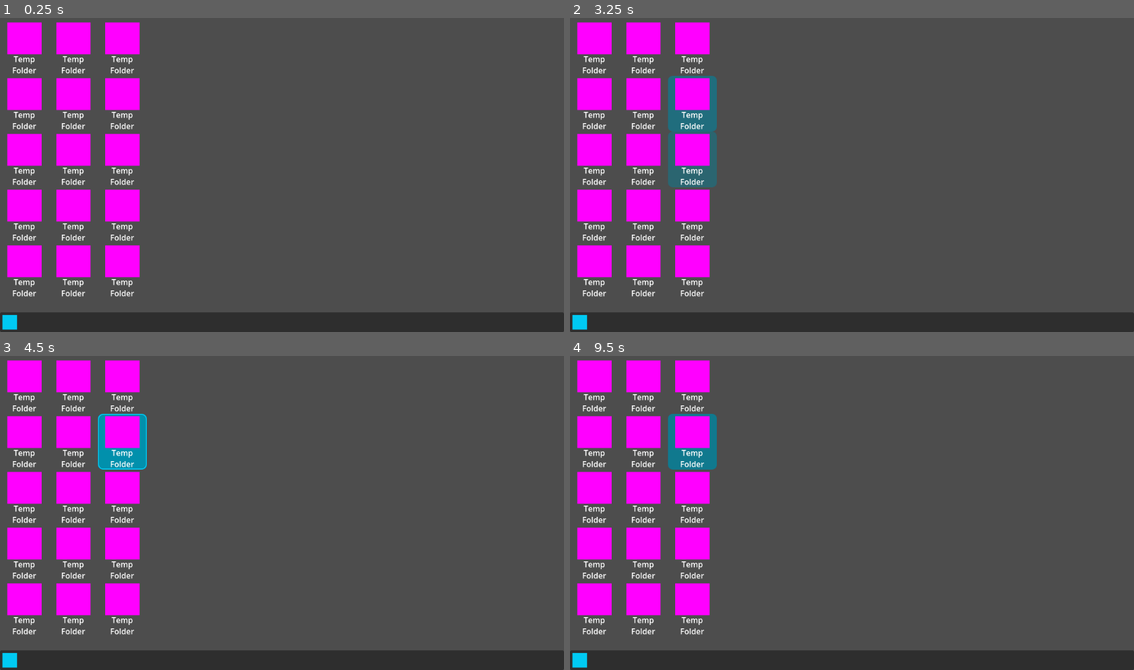
Above: before the commit, frames 1-4 (two rows, left to right).
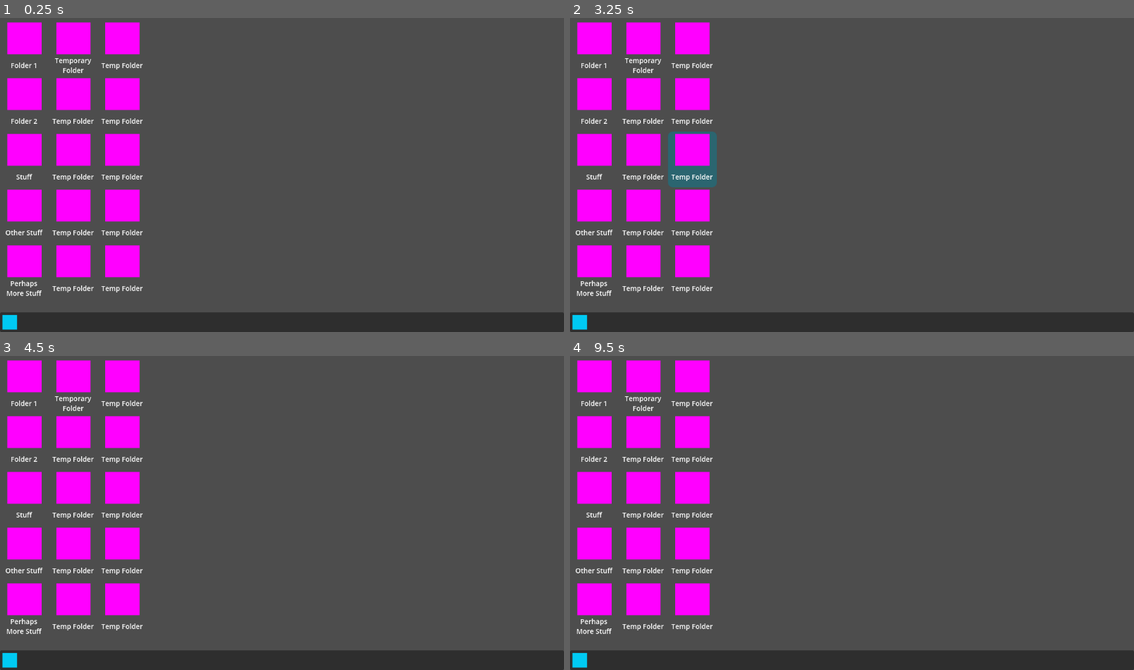
Above: after the commit, the same moments.

Repository: popcar2/GodotOS
Game: Godot game, scene res://Scenes/Main/MainScene.tscn
Two runs of this game, one before a commit and one after it. Both use one fixed random seed, a clock stepped at 60 frames per second and the inputs below.
Inputs (mouse positions are in pixels of both pictures, inside the frame that each line leads up to):
- Up to frame 1 (0.25 s): no input
- Up to frame 2 (3.25 s): tap Enter at 0.5, 2 s; move the mouse to (976, 159) at 0.52 s; click (976, 159) at 0.67 s; tap Space at 1.25, 2.75 s; drag from (739, 190) to (823, 237) at 1.27 s; move the mouse to (908, 102) at 2.02 s; click (908, 102) at 2.17 s; drag from (823, 237) to (682, 124) at 2.77 s
- Up to frame 3 (4.5 s): move the mouse to (451, 560) at 3.52 s; click (451, 560) at 3.67 s; tap Enter at 4.25 s; drag from (112, 462) to (197, 431) at 4.27 s
- Up to frame 4 (9.5 s): tap Space at 5 s; move the mouse to (880, 513) at 5.02 s; click (880, 513) at 5.17 s; drag from (767, 431) to (739, 528) at 5.77 s; move the mouse to (976, 497) at 6.52 s; click (976, 497) at 6.67 s; drag from (739, 528) to (823, 575) at 7.27 s; move the mouse to (908, 440) at 8.02 s; click (908, 440) at 8.17 s; drag from (823, 575) to (682, 462) at 8.77 s

The runs differ from the first frame. In frame 1, 2.2% of the frame differs, in the area x 1-26%, y 12-89%; in frame 2, 3.0%; in frame 3, 3.0%, in the area x 1-27%, y 12-89%; in frame 4, 3.0%.

Commit message:
Vertically center folder title text and clip it to two lines

Diff:
--- a/Scenes/Desktop/desktop_folder.gd
+++ b/Scenes/Desktop/desktop_folder.gd
@@ -7,7 +7,7 @@
 func _ready():
 	$"Hover Highlight".self_modulate.a = 0
 	$"Selected Highlight".visible = false
-	$"Folder Title".text = "[center]%s" % folder_name
+	%"Folder Title".text = "[center]%s" % folder_name
 
 func _input(event: InputEvent):
 	if event is InputEventMouseButton and event.button_index == 1 and event.is_pressed():
@@ -53,7 +53,7 @@
 
 func spawn_window():
 	var window: Panel = load("res://Scenes/Window/Window.tscn").instantiate()
-	window.title_text = $"Folder Title".text
+	window.title_text = %"Folder Title".text
 	get_tree().current_scene.add_child(window)
 
 	var taskbar_button: MarginContainer = load("res://Scenes/Taskbar/taskbar_button.tscn").instantiate()
--- a/Scenes/Desktop/folder.tscn
+++ b/Scenes/Desktop/folder.tscn
@@ -65,28 +65,33 @@
 mouse_filter = 2
 texture = SubResource("PlaceholderTexture2D_up0mv")
 
-[node name="Folder Title" type="RichTextLabel" parent="."]
-custom_minimum_size = Vector2(90, 40)
-layout_mode = 1
-anchors_preset = 7
-anchor_left = 0.5
-anchor_top = 1.0
-anchor_right = 0.5
-anchor_bottom = 1.0
-offset_left = -45.0
-offset_top = -36.0
-offset_right = 45.0
-offset_bottom = 4.0
-grow_horizontal = 2
-grow_vertical = 0
-mouse_filter = 2
-bbcode_enabled = true
-text = "[center]Temp"
-fit_content = true
-
 [node name="Double Click" type="Timer" parent="."]
 wait_time = 0.3
 one_shot = true
 
+[node name="Control" type="Control" parent="."]
+clip_contents = true
+custom_minimum_size = Vector2(100, 0)
+anchors_preset = 0
+offset_left = -10.0
+offset_top = 72.5
+offset_right = 90.0
+offset_bottom = 112.5
+
+[node name="CenterContainer" type="CenterContainer" parent="Control"]
+layout_mode = 0
+offset_right = 100.0
+offset_bottom = 40.0
+
+[node name="Folder Title" type="RichTextLabel" parent="Control/CenterContainer"]
+unique_name_in_owner = true
+custom_minimum_size = Vector2(95, 0)
+layout_mode = 2
+mouse_filter = 2
+theme_override_font_sizes/normal_font_size = 14
+bbcode_enabled = true
+text = "[center]AAAAAAAAAAAAAAAAAAAAAAAAAAAAA"
+fit_content = true
+
 [connection signal="mouse_entered" from="." to="." method="_on_mouse_entered"]
 [connection signal="mouse_exited" from="." to="." method="_on_mouse_exited"]
--- a/Scenes/Main/MainScene.tscn
+++ b/Scenes/Main/MainScene.tscn
@@ -30,21 +30,27 @@
 
 [node name="Folder" parent="MarginContainer/VFlowContainer" instance=ExtResource("1_bqso0")]
 layout_mode = 2
+folder_name = "Folder 1"
 
 [node name="Folder2" parent="MarginContainer/VFlowContainer" instance=ExtResource("1_bqso0")]
 layout_mode = 2
+folder_name = "Folder 2"
 
 [node name="Folder3" parent="MarginContainer/VFlowContainer" instance=ExtResource("1_bqso0")]
 layout_mode = 2
+folder_name = "Stuff"
 
 [node name="Folder4" parent="MarginContainer/VFlowContainer" instance=ExtResource("1_bqso0")]
 layout_mode = 2
+folder_name = "Other Stuff"
 
 [node name="Folder5" parent="MarginContainer/VFlowContainer" instance=ExtResource("1_bqso0")]
 layout_mode = 2
+folder_name = "Perhaps More Stuff"
 
 [node name="Folder6" parent="MarginContainer/VFlowContainer" instance=ExtResource("1_bqso0")]
 layout_mode = 2
+folder_name = "Temporary Folder"
 
 [node name="Folder7" parent="MarginContainer/VFlowContainer" instance=ExtResource("1_bqso0")]
 layout_mode = 2
